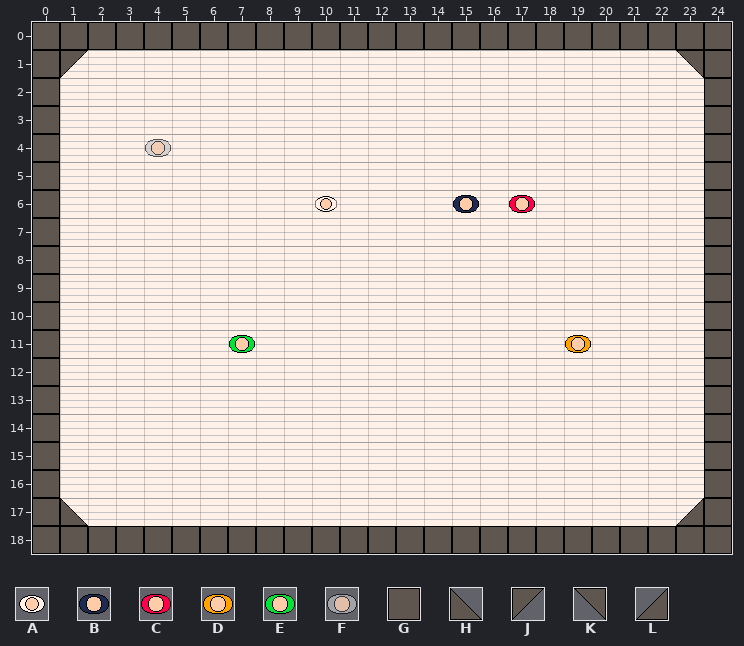
Tiled map, stored at Prototype-8/assets/test.tmx. Above is the file before it was changed.
Cells are 32x32 px. Shown: x 0..24, y 0..18.
Key: from "topdownpeople": A 0, B 2, C 4, D 6, E 9, F 10; from "walls1": G 0, H 2, J 3, K 4, L 5.
_ is an empty cell.
Objects are placed by their top-left corner, in cells (3,4 is the top-left corner of cell 3,4); size is 1x1 cell unless given.
Layers that did not change in this view are not listed.
Layer "walls" before, first column x 0:
 0 GGGGGGGGGGGGGGGGGGGGGGGGG
 1 G_______________________G
 2 G_______________________G
 3 G_______________________G
 4 G_______________________G
 5 G_______________________G
 6 G_______________________G
 7 G_______________________G
 8 G_______________________G
 9 G_______________________G
10 G_______________________G
11 G_______________________G
12 G_______________________G
13 G_______________________G
14 G_______________________G
15 G_______________________G
16 G_______________________G
17 G_______________________G
18 GGGGGGGGGGGGGGGGGGGGGGGGG
Objects on layer "people" before:
F "ghost" at 4,4
A "white" at 10,6
B "black" at 15,6
C "red" at 17,6
D "goal" at 19,11
E "spawn" at 7,11
Objects on layer "corners" before:
J "downright" at 1,1
K "downleft" at 23,1
H "upright" at 1,17
L "upleft" at 23,17
And afterwards:
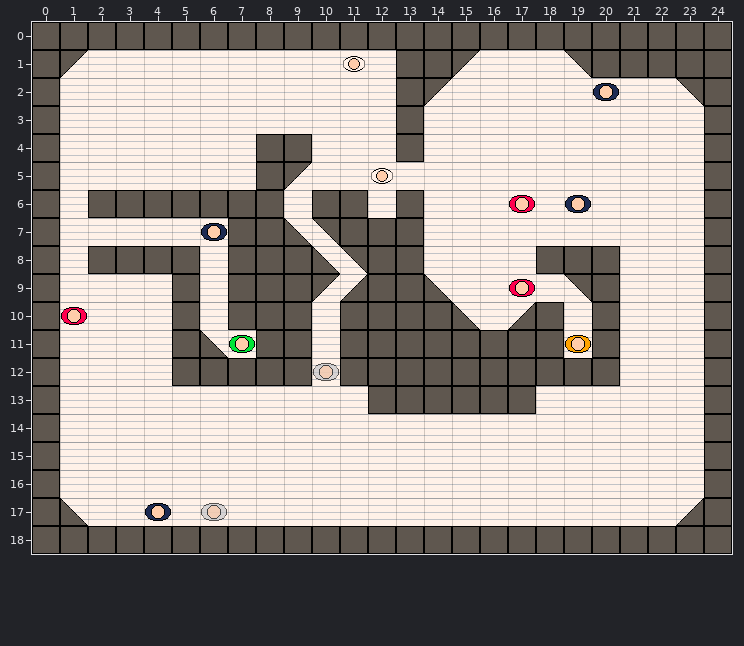
The exact change:
{"where": "layer \"people\""}
{"now": "A \"white\" at 11,1"}
{"now": "B \"black\" at 20,2"}
{"now": "A \"white\" at 12,5"}
{"now": "B \"black\" at 19,6"}
{"now": "B \"black\" at 6,7"}
{"now": "C \"red\" at 17,9"}
{"now": "C \"red\" at 1,10"}
{"now": "F \"ghost\" at 10,12"}
{"now": "F \"ghost\" at 6,17"}
{"now": "B \"black\" at 4,17"}
{"was": "F \"ghost\" at 4,4"}
{"was": "A \"white\" at 10,6"}
{"was": "B \"black\" at 15,6"}
{"where": "layer \"corners\""}
{"now": "J \"downright\" at 15,1"}
{"now": "K \"downleft\" at 19,1"}
{"now": "J \"downright\" at 14,2"}
{"now": "K \"downleft\" at 23,2"}
{"now": "J \"downright\" at 9,5"}
{"now": "H \"upright\" at 9,7"}
{"now": "K \"downleft\" at 10,7"}
{"now": "H \"upright\" at 10,8"}
{"now": "K \"downleft\" at 11,8"}
{"now": "L \"upleft\" at 11,9"}
{"now": "J \"downright\" at 10,9"}
{"now": "H \"upright\" at 14,9"}
{"now": "K \"downleft\" at 19,9"}
{"now": "H \"upright\" at 15,10"}
{"now": "L \"upleft\" at 17,10"}
{"now": "H \"upright\" at 6,11"}
{"was": "K \"downleft\" at 23,1"}
{"where": "layer \"walls\""}
{"y":1,"x":13,"old":"__","new":"GG"}
{"y":1,"x":20,"old":"____","new":"GGGG"}
{"y":2,"x":13,"old":"_","new":"G"}
{"y":3,"x":13,"old":"_","new":"G"}
{"y":4,"x":8,"old":"__","new":"GG"}
{"y":4,"x":13,"old":"_","new":"G"}
{"y":5,"x":8,"old":"_","new":"G"}
{"y":6,"x":2,"old":"_______","new":"GGGGGGG"}
{"y":6,"x":10,"old":"__","new":"GG"}
{"y":6,"x":13,"old":"_","new":"G"}
{"y":7,"x":7,"old":"__","new":"GG"}
{"y":7,"x":11,"old":"___","new":"GGG"}
{"y":8,"x":2,"old":"____","new":"GGGG"}
{"y":8,"x":7,"old":"___","new":"GGG"}
{"y":8,"x":12,"old":"__","new":"GG"}
{"y":8,"x":18,"old":"___","new":"GGG"}
{"y":9,"x":5,"old":"_","new":"G"}
{"y":9,"x":7,"old":"___","new":"GGG"}
{"y":9,"x":12,"old":"__","new":"GG"}
{"y":9,"x":20,"old":"_","new":"G"}
{"y":10,"x":5,"old":"_","new":"G"}
{"y":10,"x":7,"old":"___","new":"GGG"}
{"y":10,"x":11,"old":"____","new":"GGGG"}
{"y":10,"x":18,"old":"_","new":"G"}
{"y":10,"x":20,"old":"_","new":"G"}
{"y":11,"x":5,"old":"_","new":"G"}
{"y":11,"x":8,"old":"__","new":"GG"}
{"y":11,"x":11,"old":"________","new":"GGGGGGGG"}
{"y":11,"x":20,"old":"_","new":"G"}
{"y":12,"x":5,"old":"_____","new":"GGGGG"}
{"y":12,"x":11,"old":"__________","new":"GGGGGGGGGG"}
{"y":13,"x":12,"old":"______","new":"GGGGGG"}
